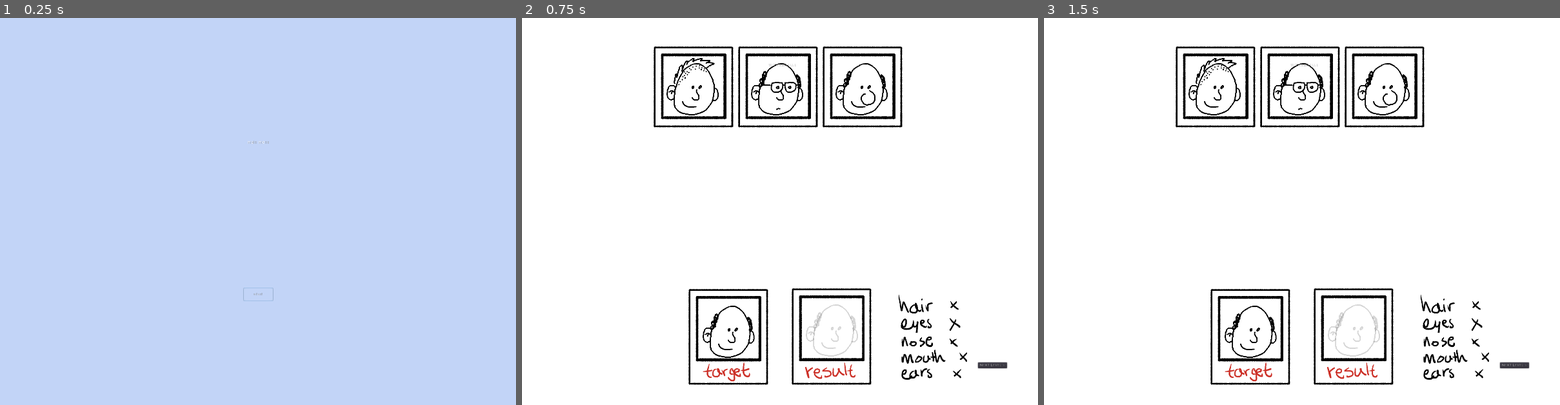
Above: before the commit, frames 1-3 (left to right).
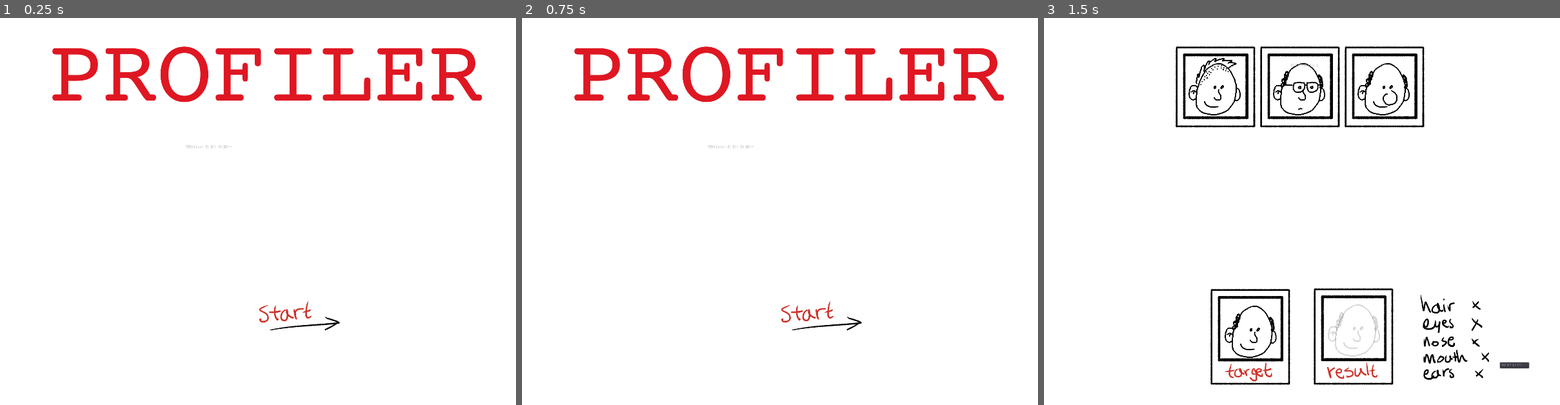
Above: after the commit, the same moments.

Repository: skarnl/godot--gmtk2021
Game: Godot game, scene res://screens/main_menu.tscn
Two runs of this game, one before a commit and one after it. Both use one fixed random seed, a clock stepped at 60 frames per second and the inputs below. This scene is started directly instead of the project's main scene.
Inputs (mouse positions are in pixels of both pictures, inside the frame that each line leads up to):
- Up to frame 1 (0.25 s): no input
- Up to frame 2 (0.75 s): click (780, 292) at 0.5 s, where only the run before the commit has a clickable "start"
- Up to frame 3 (1.5 s): click (1348, 315) at 1.27 s

The runs differ from the first frame. In frame 1, 100% of the frame differs, in the area x 0-100%, y 0-100%; in frame 2, 9.6%; in frame 3, nothing differs.

Commit message:
Setup main menu

Diff:
--- a/screens/main_menu.gd
+++ b/screens/main_menu.gd
@@ -4,12 +4,11 @@
 
 # Called when the node enters the scene tree for the first time.
 func _ready():
-	$Button.grab_focus()
+	$StartButton.grab_focus()
 	show()
 
 
-
-func _on_Button_pressed():
+func _on_StartButton_pressed() -> void:
 	Game.start_game()
 
 	hide()
--- a/screens/main_menu.tscn
+++ b/screens/main_menu.tscn
@@ -1,51 +1,49 @@
-[gd_scene load_steps=2 format=2]
+[gd_scene load_steps=5 format=2]
 
 [ext_resource path="res://screens/main_menu.gd" type="Script" id=1]
+[ext_resource path="res://assets/images/Title_m005.png" type="Texture" id=2]
+[ext_resource path="res://assets/images/StartButton_m005.png" type="Texture" id=3]
+[ext_resource path="res://assets/images/StartButtonHover_m005.png" type="Texture" id=4]
 
 [node name="MainMenu" type="Control"]
 pause_mode = 2
 anchor_right = 1.0
 anchor_bottom = 1.0
+margin_left = 2.17493
+margin_right = 2.17493
 script = ExtResource( 1 )
 __meta__ = {
 "_edit_use_anchors_": false
 }
 
-[node name="ColorRect" type="ColorRect" parent="."]
-anchor_right = 1.0
-anchor_bottom = 1.0
-color = Color( 0.419608, 0.596078, 0.929412, 0.407843 )
-__meta__ = {
-"_edit_lock_": true,
-"_edit_use_anchors_": false
-}
+[node name="TitleSprite" type="Sprite" parent="."]
+position = Vector2( 881.078, 186.236 )
+texture = ExtResource( 2 )
 
-[node name="Button" type="Button" parent="."]
-anchor_left = 0.5
-anchor_top = 1.0
-anchor_right = 0.5
-anchor_bottom = 1.0
-margin_left = -49.0
-margin_top = -387.887
-margin_right = 49.0
-margin_bottom = -343.887
-text = "start"
-flat = true
+[node name="RichTextLabel" type="RichTextLabel" parent="."]
+margin_left = 611.0
+margin_top = 420.0
+margin_right = 1275.0
+margin_bottom = 747.0
+text = "Welcome to the Profiles"
 __meta__ = {
 "_edit_use_anchors_": false
 }
 
-[node name="Label" type="Label" parent="."]
+[node name="StartButton" type="TextureButton" parent="."]
 anchor_left = 0.5
 anchor_top = 0.5
 anchor_right = 0.5
 anchor_bottom = 0.5
-margin_left = -36.5
-margin_top = -235.07
-margin_right = 36.5
-margin_bottom = -221.07
-text = "main menu"
+margin_left = -5.0
+margin_top = 290.0
+margin_right = 294.0
+margin_bottom = 413.0
+mouse_default_cursor_shape = 2
+texture_normal = ExtResource( 3 )
+texture_hover = ExtResource( 4 )
+__meta__ = {
+"_edit_use_anchors_": false
+}
 
-[connection signal="mouse_entered" from="Button" to="." method="_on_Button_mouse_entered"]
-[connection signal="mouse_exited" from="Button" to="." method="_on_Button_mouse_exited"]
-[connection signal="pressed" from="Button" to="." method="_on_Button_pressed"]
+[connection signal="pressed" from="StartButton" to="." method="_on_StartButton_pressed"]
Binary file added: assets/images/StartButtonHover_m005.png
Not shown, added: assets/images/StartButtonHover_m005.png.import
Binary file added: assets/images/StartButton_m005.png
Not shown, added: assets/images/StartButton_m005.png.import
Binary file added: assets/images/Title_m005.png
Not shown, added: assets/images/Title_m005.png.import
